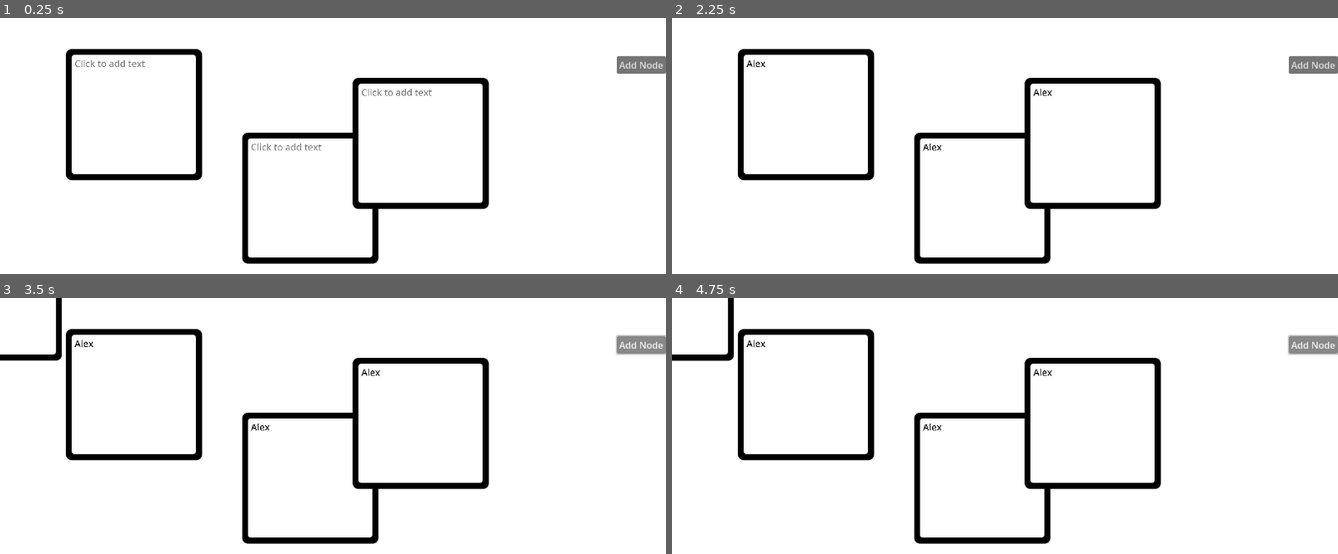
Above: before the commit, frames 1-4 (two rows, left to right).
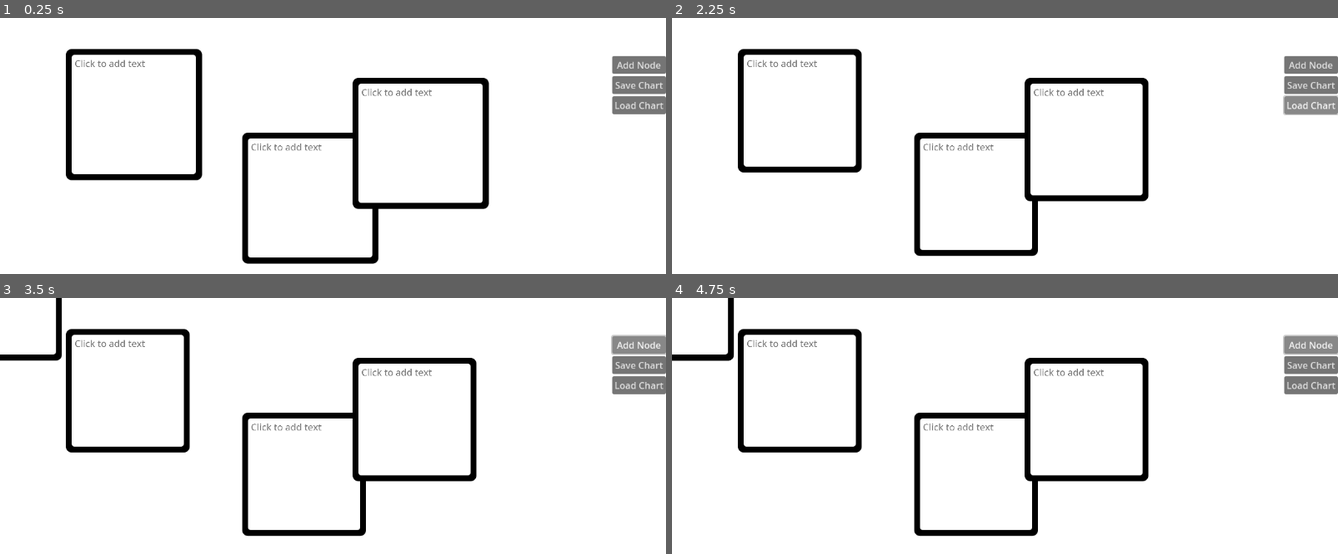
Above: after the commit, the same moments.

Repository: Shuflduf/Flow-Chart
Game: Godot game, scene res://scenes/main.tscn
Same seed, same stepped clock (60 frames per second), same inputs: the game is played once before the commit and once after it. The engine's default icon, where the game draws it, is replaced by a stand-in: a white triangle on a blue panel in a dark square.
Inputs (mouse positions are in pixels of both pictures, inside the frame that each line leads up to):
- Up to frame 1 (0.25 s): no input
- Up to frame 2 (2.25 s): click (805, 115) at 0.52 s; type "Alex" at 0.6 s; click (985, 197) at 0.75 s; type "Alex" at 0.83 s; click (1091, 143) at 0.98 s; type "Alex" at 1.07 s; click (1311, 84) at 1.25 s, where only the run after the commit has a clickable "Save Chart"; click (1311, 105) at 2 s, where only the run after the commit has a clickable "Load Chart"
- Up to frame 3 (3.5 s): click "Add Node" at 2.75 s
- Up to frame 4 (4.75 s): click "Add Node" at 3.5 s; click "Add Node" at 4.25 s

The runs differ from the first frame. In frame 1, 1.3% of the frame differs, in the area x 91-100%, y 14-38%; in frame 2, 7.1%, in the area x 9-100%, y 12-97%; in frame 3, 7.1%; in frame 4, 7.1%.

Commit message:
very barebones saving sysyem

Diff:
--- /dev/null
+++ b/default_bus_layout.tres
@@ -0,0 +1,8 @@
+[gd_resource type="AudioBusLayout" load_steps=2 format=3 uid="uid://mdj6wfr6xuad"]
+
+[sub_resource type="AudioEffectAmplify" id="AudioEffectAmplify_8t02n"]
+resource_name = "Amplify"
+
+[resource]
+bus/0/effect/0/effect = SubResource("AudioEffectAmplify_8t02n")
+bus/0/effect/0/enabled = false
--- a/scenes/handle.tscn
+++ b/scenes/handle.tscn
@@ -3,7 +3,7 @@
 [ext_resource type="StyleBox" uid="uid://dfm61y3q7yh6" path="res://resources/no_texture.tres" id="1_d2rgy"]
 [ext_resource type="Script" path="res://scripts/handle.gd" id="2_cms6t"]
 
-[node name="Handle" type="Panel"]
+[node name="Handle" type="Panel" groups=["Persist"]]
 offset_right = 16.0
 offset_bottom = 16.0
 mouse_default_cursor_shape = 2
--- a/scenes/node.tscn
+++ b/scenes/node.tscn
@@ -23,7 +23,7 @@
 corner_radius_bottom_left = 5
 corner_detail = 16
 
-[node name="Node" type="PanelContainer"]
+[node name="Node" type="PanelContainer" groups=["Persist"]]
 anchors_preset = -1
 anchor_left = -0.056
 anchor_top = -0.099
--- a/scenes/pointer.tscn
+++ b/scenes/pointer.tscn
@@ -9,7 +9,7 @@
 corner_radius_bottom_right = 20
 corner_radius_bottom_left = 20
 
-[node name="Pointer" type="Panel"]
+[node name="Pointer" type="Panel" groups=["Persist"]]
 show_behind_parent = true
 top_level = true
 z_index = -4000
--- a/scenes/ui.tscn
+++ b/scenes/ui.tscn
@@ -30,4 +30,14 @@
 layout_mode = 2
 text = "Add Node"
 
+[node name="SaveChart" type="Button" parent="VBoxContainer"]
+layout_mode = 2
+text = "Save Chart"
+
+[node name="LoadChart" type="Button" parent="VBoxContainer"]
+layout_mode = 2
+text = "Load Chart"
+
 [connection signal="pressed" from="VBoxContainer/NewNode" to="." method="_on_new_node_pressed"]
+[connection signal="pressed" from="VBoxContainer/SaveChart" to="." method="_on_save_chart_pressed"]
+[connection signal="pressed" from="VBoxContainer/LoadChart" to="." method="_on_load_chart_pressed"]
--- a/scripts/global.gd
+++ b/scripts/global.gd
@@ -4,3 +4,59 @@
 var active_pointer: Pointer
 
 @export var settings: Settings = preload("res://resources/default_settings.tres")
+
+func save_chart() -> void:
+	var save_chart := FileAccess.open("user://save1.flchrt", FileAccess.WRITE)
+	var save_nodes := get_tree().get_nodes_in_group("Persist")
+	for node in save_nodes:
+		if node.scene_file_path.is_empty():
+			print("persistent node '%s' is not an instanced scene, skipped" % node.name)
+			continue
+
+		if !node.has_method("save"):
+			print("persistent node '%s' is missing a save() function, skipped" % node.name)
+			continue
+
+		var node_data: Dictionary = node.call("save")
+
+		var json_string := JSON.stringify(node_data)
+
+		save_chart.store_line(json_string)
+
+
+func load_chart() -> void:
+	if not FileAccess.file_exists("user://save1.flchrt"):
+		return
+
+	for i in get_tree().get_nodes_in_group("Persist"):
+		i.queue_free()
+
+	# Load the file line by line and process that dictionary to restore
+	# the object it represents.
+	var save_game := FileAccess.open("user://save1.flchrt", FileAccess.READ)
+	while save_game.get_position() < save_game.get_length():
+		var json_string := save_game.get_line()
+
+		# Creates the helper class to interact with JSON
+		var json := JSON.new()
+
+		# Check if there is any error while parsing the JSON string, skip in case of failure
+		var parse_result := json.parse(json_string)
+		if not parse_result == OK:
+			print("JSON Parse Error: ", json.get_error_message(), " in ", json_string, " at line ", json.get_error_line())
+			continue
+
+		# Get the data from the JSON object
+		var node_data: Dictionary = json.get_data()
+
+		# Firstly, we need to create the object and add it to the tree and set its position.
+		var new_object: Node = load(node_data["filename"]).instantiate()
+		get_node(node_data["parent"]).add_child(new_object)
+		if node_data.has("pos_x"):
+			new_object.position = Vector2(node_data["pos_x"], node_data["pos_y"])
+
+		# Now we set the remaining variables.
+		for i: StringName in node_data.keys():
+			if i == "filename" or i == "parent" or i == "pos_x" or i == "pos_y":
+				continue
+			new_object.set(i, node_data[i])
--- a/scripts/handle.gd
+++ b/scripts/handle.gd
@@ -11,6 +11,15 @@
 const NO_TEXTURE = preload("res://resources/no_texture.tres")
 
 const POINTER = preload("res://scenes/pointer.tscn")
+
+func save() -> Dictionary:
+	var save_dict := {
+		"filename" : get_scene_file_path(),
+		"parent" : get_parent().get_path(),
+		"pointer_ends" : pointer_ends,
+	}
+	return save_dict
+
 
 func _on_gui_input(event: InputEventMouse) -> void:
 	if event.is_action_pressed("mouse_left"):
--- a/scripts/node.gd
+++ b/scripts/node.gd
@@ -18,6 +18,18 @@
 }
 
 var current_edge: edges
+
+func save() -> Dictionary:
+	var save_dict := {
+		"filename" : get_scene_file_path(),
+		"parent" : get_parent().get_path(),
+		"pos_x" : position.x,
+		"pos_y" : position.y,
+		"size_x" : size.x,
+		"size_y" : size.y,
+		"text" : text.text,
+	}
+	return save_dict
 
 func _ready() -> void:
 	update_handles_position()
@@ -65,7 +77,6 @@
 	disable_text_field()
 	get_parent().move_child(self, -1)
 	Global.active_node = self
-
 
 
 func drop() -> void:
--- a/scripts/pointer.gd
+++ b/scripts/pointer.gd
@@ -13,6 +13,15 @@
 	set(value):
 		move_end_to_handle(value)
 		end_pos = value
+
+func save() -> Dictionary:
+	var save_dict := {
+		"filename" : get_scene_file_path(),
+		"parent" : get_parent().get_path(),
+		"start_pos" : start_pos,
+		"end_pos" : end_pos
+	}
+	return save_dict
 
 
 func move_end(pos: Vector2) -> void:
--- a/scripts/ui.gd
+++ b/scripts/ui.gd
@@ -4,3 +4,11 @@
 
 func _on_new_node_pressed() -> void:
 	chart.add_node()
+
+
+func _on_save_chart_pressed() -> void:
+	Global.save_chart()
+
+
+func _on_load_chart_pressed() -> void:
+	Global.load_chart()
